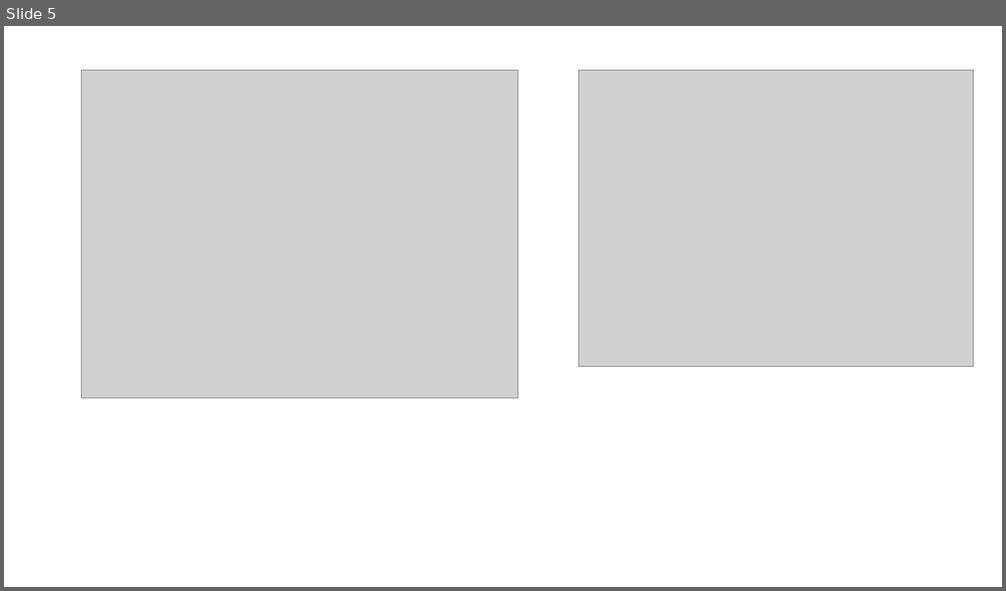
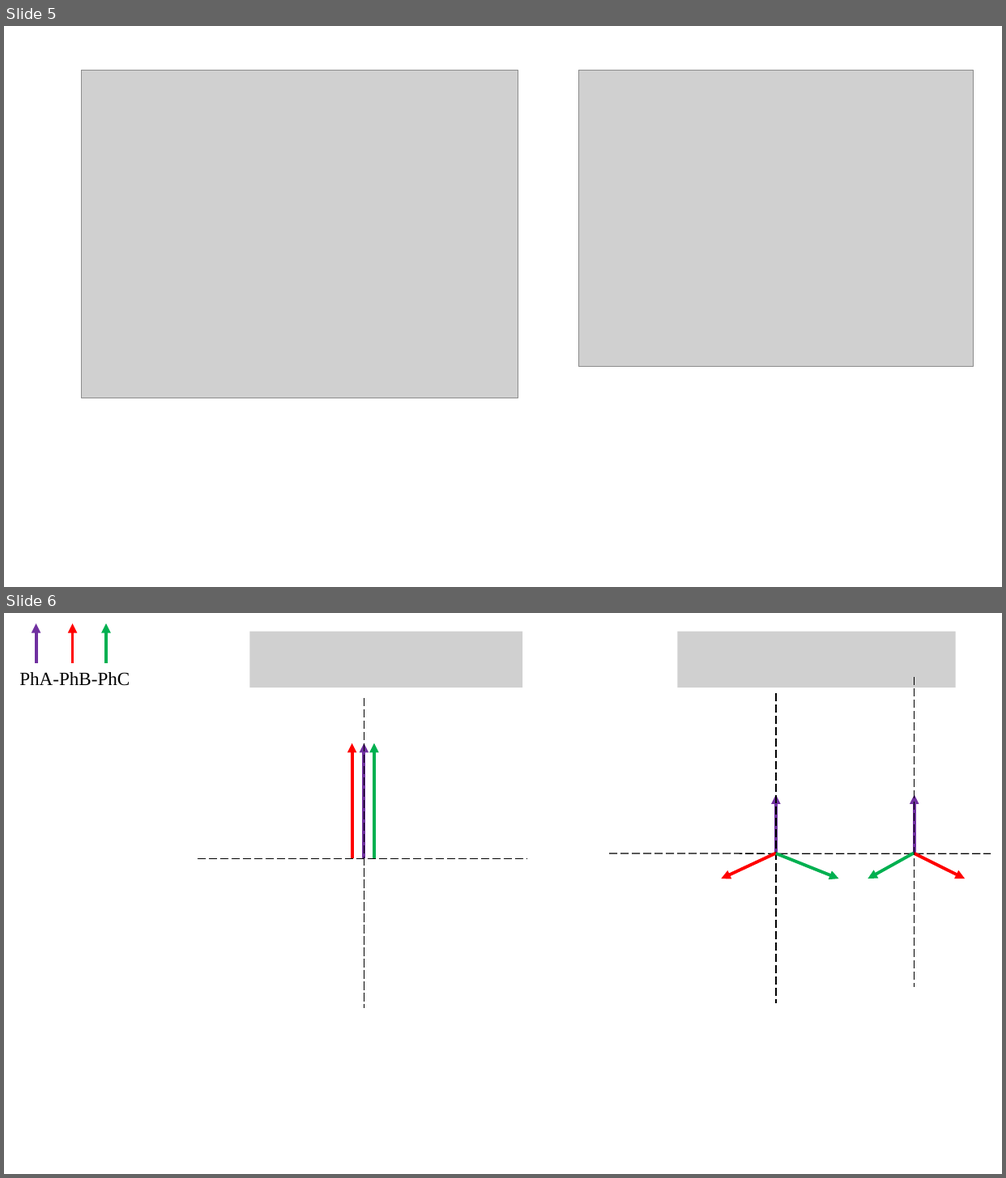
Before and after one commit to EnesAyaz/WPTMotor, a slide deck: Presentation/2021.08.10.pptx. Shown one above the other, each under a label of ours: slide 5 before the commit, slides 5 and 6 after it. The pictures are 1006x591 and 1006x1178 pixels, drawn with LibreOffice and Linux fonts; fonts in the diff are those of the drawing; grey boxes stand for pictures. Boxes give left, top, right and bottom in pixels: in the first picture for what was removed or moved away, otherwise in the second. Text is boxed around its words. In the diff, an @@ line names an element or a change of style, - is before the commit and + after.

```diff
--- a/Presentation/2021.08.10.pptx
+++ b/Presentation/2021.08.10.pptx
@@ slide 6 added at bbox=[4, 613, 1002, 1174], background #FFFFFF @@
@@ arrow added from (36, 663) to (36, 624), #7030A0 3 pt @@
@@ arrow added from (72, 663) to (72, 624), #FF0000 3 pt @@
@@ arrow added from (106, 663) to (106, 624), #00B050 3 pt @@
@@ picture added at bbox=[249, 632, 522, 688] @@
@@ picture added at bbox=[678, 632, 957, 688] @@
@@ text added at bbox=[19, 672, 130, 686], 18 pt, text #000000 @@
+PhA-PhB-PhC
@@ line added from (914, 677) to (914, 987), #000000 1 pt dashed @@
@@ line added from (364, 698) to (364, 1008), #000000 1 pt dashed @@
@@ line added from (776, 693) to (776, 1003), #000000 1 pt dashed @@
@@ arrow added from (352, 858) to (352, 743), #FF0000 3 pt @@
@@ arrow added from (364, 858) to (364, 743), #7030A0 3 pt @@
@@ arrow added from (374, 858) to (374, 743), #00B050 3 pt @@
@@ arrow added from (776, 854) to (776, 795), #7030A0 3 pt @@
@@ arrow added from (914, 854) to (914, 795), #7030A0 3 pt @@
@@ line added from (610, 854) to (991, 854), #000000 1 pt dashed @@
@@ arrow added from (776, 854) to (721, 879), #FF0000 3 pt @@
@@ arrow added from (776, 854) to (839, 879), #00B050 3 pt @@
@@ arrow added from (914, 854) to (868, 879), #00B050 3 pt @@
@@ arrow added from (914, 854) to (965, 879), #FF0000 3 pt @@
@@ line added from (197, 858) to (527, 858), #000000 1 pt dashed @@
```
Also in this commit, not shown: 10 other slides added, 4 other files.
